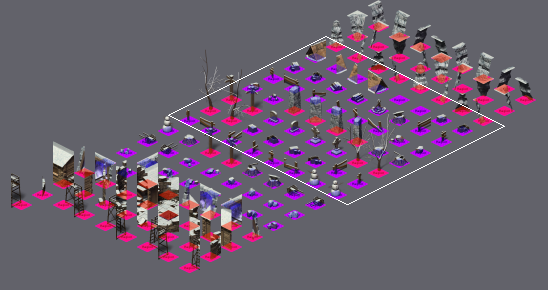
Level history. Tiled map: tiled/snowplains/rules/snowplains_ruleset4.tmx. The picture above shows the old version from afar; the outline marks the close-up.
Close-up. Before the edit:
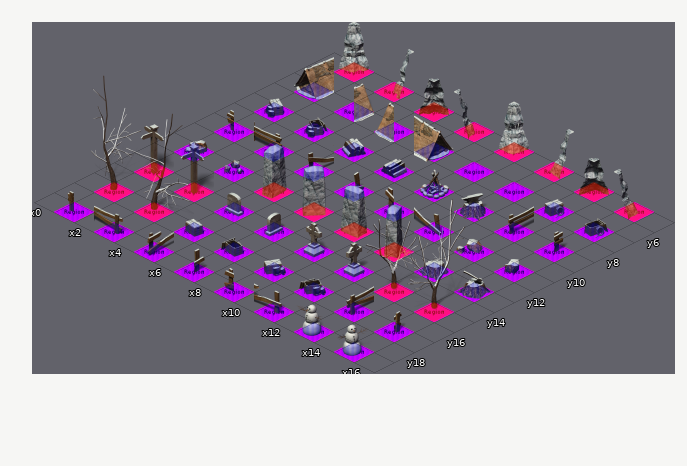
Cells are 192x96 px. Isometric: x runs down to the right, y down to the left. Shown: x 0..16, y 5..19. The commit also changed other parts of the map, which this record leaves out.
And afterwards:
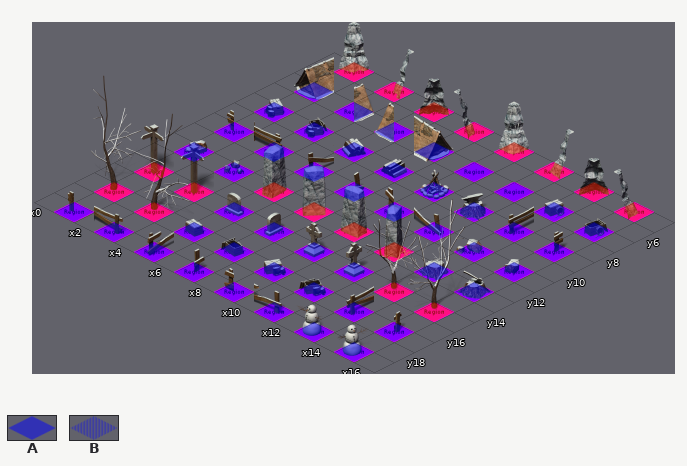
Key: from "collision": A 1, B 3.
_ is an empty cell, . an unchanged one.
Edits made:
--- layer "output_collision"
@@ x 1..15 @@
- 7 B.B.B.B.B.B.B.B
+ 7 A.A.A.A.A.A.A.A
@@ x 1..15 @@
- 9 B.B.B.B.B.B.B.B
+ 9 A.A.A.A.A.A.A.A
@@ x 1..15 @@
-11 B.B.B.B.B.B.B.B
+11 A.A.A.A.A.A.A.A
@@ x 1..15 @@
-13 B.B.........B.B
+13 A.A.........A.A
@@ x 5..11 @@
-15 B.B.B.B
+15 A.A.A.A
@@ x 5..15 @@
-17 B.B.B.B.B.B
+17 A.A.A.A.A.A
@@ x 1..15 @@
-19 B.B.B.B.B.B.B.B
+19 A.A.A.A.A.A.A.A
Changed places in both close-ups, as pixel boxes (x1, y1, x2, y2):
changed: (55, 82, 614, 362)
